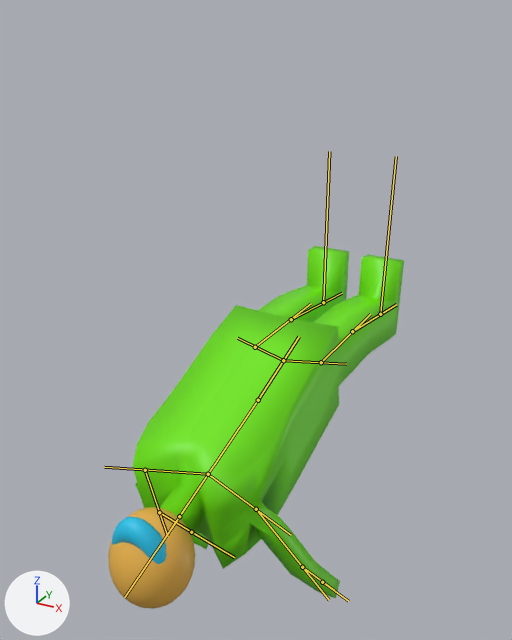
The glTF model assets/player.glb: old version first, new version second.
Both versions are drawn from a camera (50 mm lens) standing at (1.52, -2.79, 1.47) and looking at (-0.12, 0.2, -0.02). The lights are fixed; the arrows at lower left show +X, +Y and +Z. Both versions are drawn at frame 16 of the action 'WallJumping'; the numbers are the values there. The bones that bend it are drawn over the model as lines.

The first picture shows 'Player'.
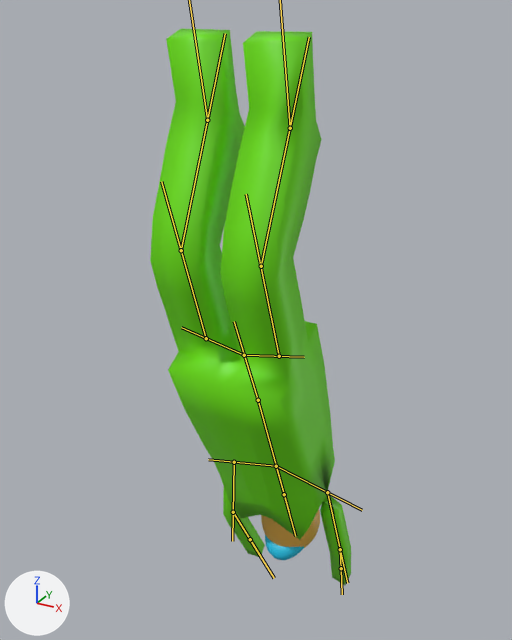
The change in detail:
Bone 'Bone.003' (bone_bone_003) turns from (-106, 0, 0) to (152, 0, 0) degrees about its own x, y and z.
Bone 'Bone.005' (bone_bone_005) turns from (-74, -17, 122) to (-6, -175, -49) degrees about its own x, y and z.
Bone 'Bone.009' (bone_bone_009) turns from (147, 48, 67) to (42, -176, 7) degrees about its own x, y and z.
Bone 'Bone.014' (bone_bone_014) turns from (16, 0, 0) to (4, 0, 0) degrees about its own x, y and z.
Bone 'Bone.015' (bone_bone_015) turns from (7, 0, 0) to (54, 0, 0) degrees about its own x, y and z.
Bone 'Bone.016' (bone_bone_016) turns from (-3, 0, 0) to (46, 0, 0) degrees about its own x, y and z.
Bone 'Bone.018' (bone_bone_018) turns from (17, 0, 0) to (4, 0, 0) degrees about its own x, y and z.
Bone 'Bone.019' (bone_bone_019) turns from (6, 0, 0) to (52, 0, 0) degrees about its own x, y and z.
Bone 'Bone.020' (bone_bone_020) turns from (-7, 0, 0) to (45, 0, 0) degrees about its own x, y and z.

Where the change shows, as pixel boxes [x1, y1, x2, y2] in the pictures (512 x 640 px):
'Player', posed (32% narrower, 53% taller)
    before: [108, 246, 404, 609]
    after: [150, 29, 351, 585]
bone 'Bone.003', root to tip
    before: (258, 400) to (299, 336)
    after: (258, 400) to (234, 321)
bone 'Bone.005', root to tip
    before: (256, 509) to (329, 600)
    after: (327, 492) to (347, 583)
bone 'Bone.009', root to tip
    before: (145, 470) to (167, 536)
    after: (234, 462) to (232, 541)
bone 'Bone.014', root to tip
    before: (321, 362) to (370, 314)
    after: (279, 356) to (246, 194)
bone 'Bone.015', root to tip
    before: (352, 331) to (396, 304)
    after: (261, 266) to (309, 37)
bone 'Bone.018', root to tip
    before: (255, 347) to (311, 303)
    after: (206, 338) to (161, 181)
bone 'Bone.019', root to tip
    before: (291, 319) to (342, 293)
    after: (181, 250) to (225, 33)
